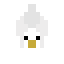
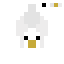
Comparing the layer stacks of the two 64×64 images. Changes:
showed "Pallet" over [42, 3, 62, 7]
